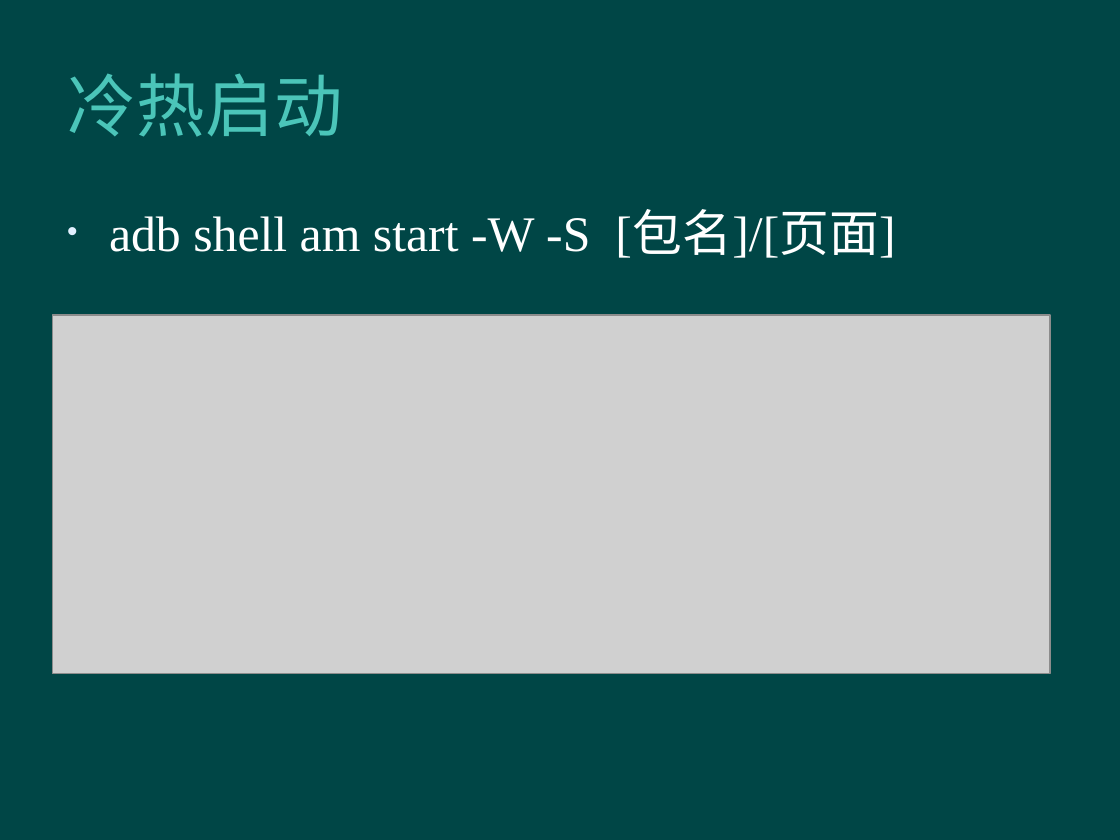
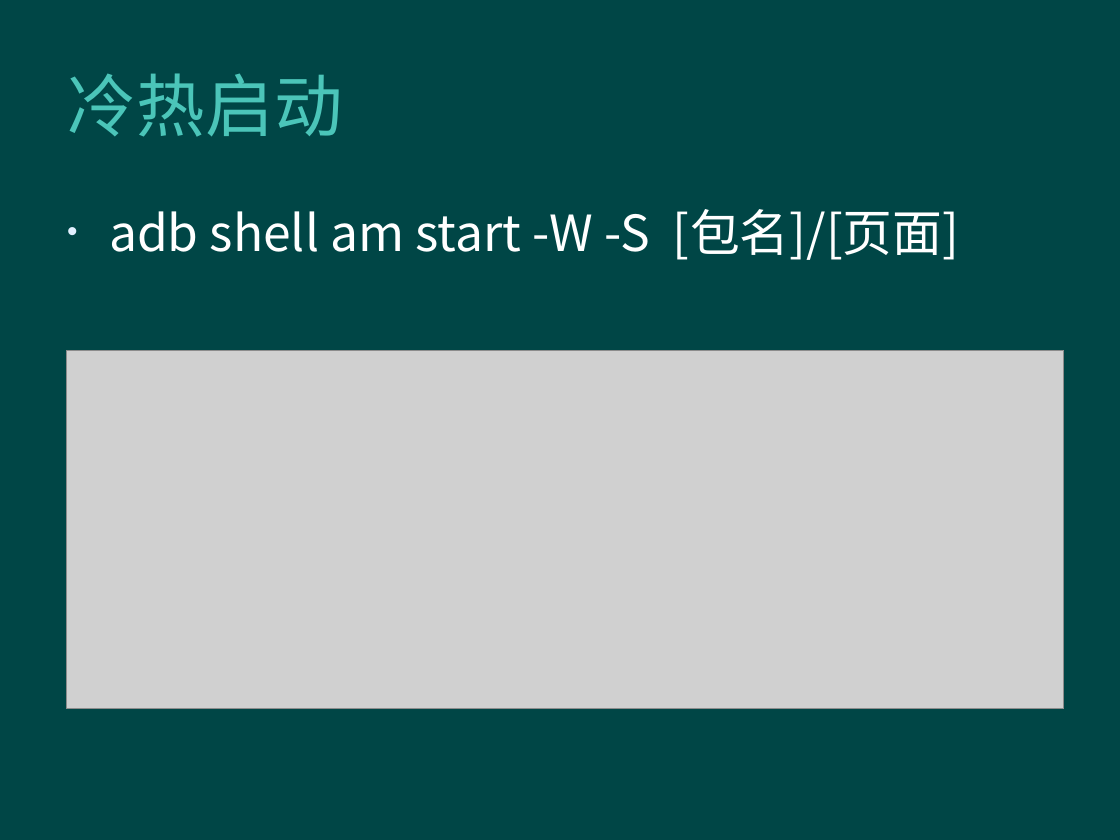
Before and after one commit to mapeiyu/OptimizationDemo, a slide deck: slide 4 of Android Optimization.pptx. Drawn at 1120x840 pixels with LibreOffice and Linux fonts; fonts in the diff are those of the drawing; grey boxes stand for pictures; background and template pictures are left out. Boxes give left, top, right and bottom in pixels: in the first picture for what was removed or moved away, otherwise in the second. Text is boxed around its words. In the diff, an @@ line names an element or a change of style, - is before the commit and + after.

```diff
--- a/Android Optimization.pptx
+++ b/Android Optimization.pptx
@@ text "adb shell am start -W ..." at box(109, 209, 960, 260): font Times New Roman to Noto Sans CJK SC @@
@@ picture: place and size @@
-picture at box(53, 315, 1051, 673)
+picture at box(66, 351, 1064, 709)
```
Also in this commit, not shown: 17 other slides changed, 2 slides added.
